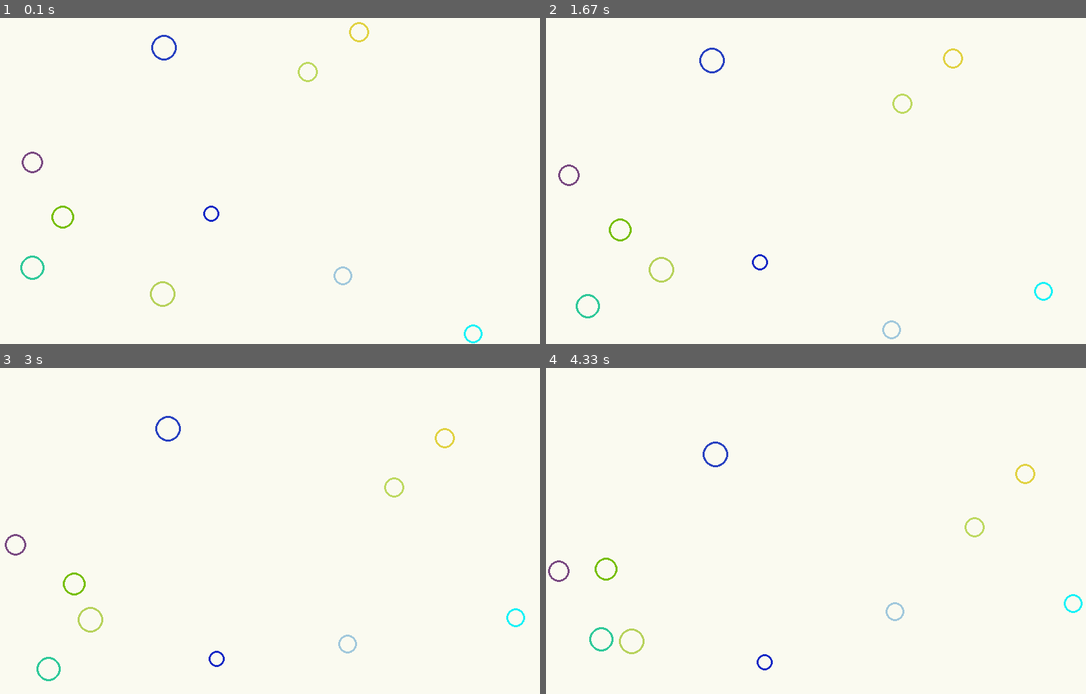
Above: before the commit, frames 1-4 (two rows, left to right).
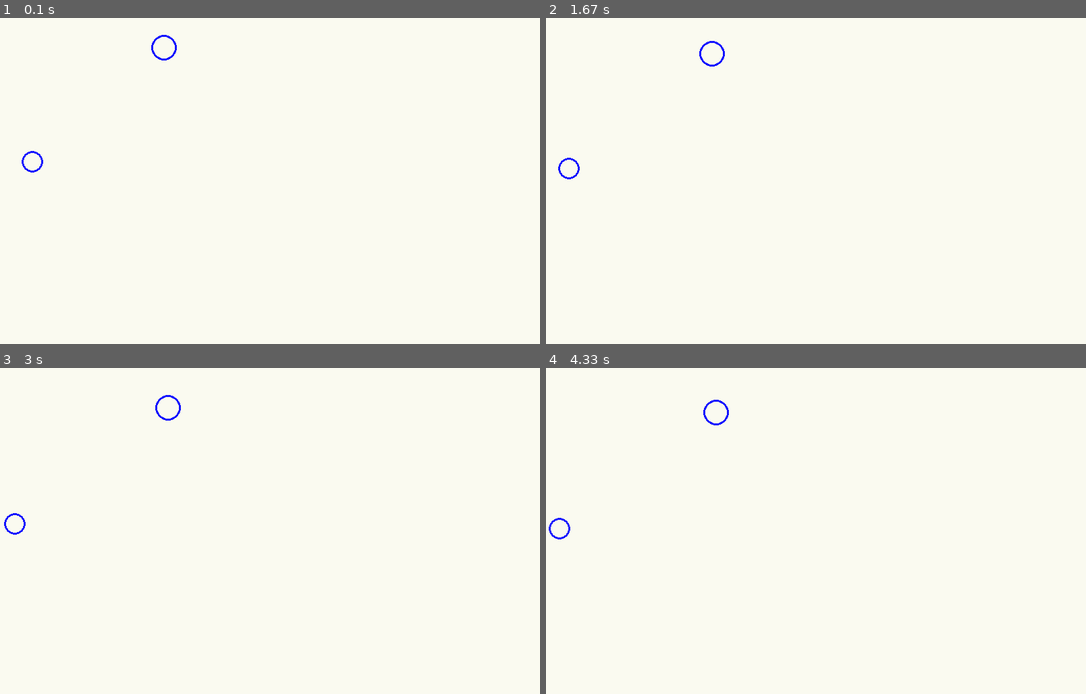
Above: after the commit, the same moments.

Repository: SamuelGaudout/Projet_M2_Lumi
Game: pygame game, started from OpticsElements.py
The game is run twice, just before and just after one commit, with the same random seed, the same clock (stepped at 60 frames per second) and the same inputs.
Inputs:
- Up to frame 1 (0.1 s): no input
- Up to frame 2 (1.67 s): no input
- Up to frame 3 (3 s): no input
- Up to frame 4 (4.33 s): no input

The runs differ from the first frame. In frame 1, 0.7% of the frame differs, in the area x 3-90%, y 1-100%; in frame 2, 0.8%; in frame 3, 0.8%; in frame 4, 0.8%, in the area x 0-100%, y 9-93%.

Commit message:
collisions avec masses

Diff:
--- a/OpticsElements.py
+++ b/OpticsElements.py
@@ -13,6 +13,7 @@
 gravity = [math.pi, 0.002]
 drag = 0.999
 elasticity = 0.75
+mass_of_air = 0.2
 
 
 
@@ -38,32 +39,36 @@
     dy = p1.y - p2.y
 
     dist = math.hypot(dx, dy)
+
     if dist < p1.size + p2.size:
         tangent = math.atan2(dy, dx)
+        total_mass = p1.mass + p2.mass
         angle = 0.5 * math.pi + tangent
-
-        angle1 = 2*tangent - p1.angle
-        angle2 = 2*tangent - p2.angle
+        angle1=addVectors(p1.angle,p1.speed*(p1.mass-p2.mass)/total_mass,angle,2*p2.speed*(p2.mass/total_mass))[0]
+        angle2=addVectors(p2.angle,p2.speed*(p2.mass-p1.mass)/total_mass,angle,2*p1.speed*(p1.mass/total_mass))[0]
         speed1 = p2.speed * elasticity
         speed2 = p1.speed * elasticity
-
-        (p1.angle, p1.speed) = (angle1, speed1)
-        (p2.angle, p2.speed) = (angle2, speed2)
-        p1.x += math.sin(angle)
-        p1.y -= math.cos(angle)
-        p2.x -= math.sin(angle)
-        p2.y += math.cos(angle)
+        overlap = 0.5 * (p1.size + p2.size - dist + 1)
+        p1.angle, p1.speed = angle1, speed1
+        p2.angle, p2.speed = angle2, speed2
+        p1.x += math.sin(angle)*overlap
+        p1.y -= math.cos(angle)*overlap
+        p2.x -= math.sin(angle)*overlap
+        p2.y += math.cos(angle)*overlap
 
 
 class Particle:
-    def __init__(self, x, y, size):
+    def __init__(self, x, y, size,mass=1):
         self.x = x
         self.y = y
         self.size = size
-        self.colour = (random.uniform(0, 255), random.uniform(0, 255), random.uniform(0, 255))
+        self.colour = (200 - density * 10, 200 - density * 10, 255)
         self.thickness = 3
         self.speed = 0.1
         self.angle = 0
+        self.mass=mass
+        self.drag = (self.mass/(self.mass + mass_of_air)) ** self.size
+
 
 
 
@@ -71,10 +76,10 @@
       pygame.draw.circle(screen, self.colour, (self.x, self.y), self.size, self.thickness)
 
     def move(self):
-        self.angle, self.speed = addVectors(self.angle, self.speed, gravity[0],gravity[1])
+        #self.angle, self.speed = addVectors(self.angle, self.speed, gravity[0],gravity[1])
         self.x += math.sin(self.angle) * self.speed
         self.y -= math.cos(self.angle) * self.speed
-        self.speed *= drag
+        self.speed *= self.drag
         #self.speed *= elasticity
 
 
@@ -96,7 +101,7 @@
 
 
 
-number_of_particles = 10
+number_of_particles = 2
 my_particles = []
 
 
@@ -105,9 +110,10 @@
 
 for n in range(number_of_particles):
     size = random.randint(10, 20)
+    density = random.randint(1, 20)
     x = random.randint(size, width-size)
     y = random.randint(size, height-size)
-    particle = Particle(x, y, size)
+    particle = Particle(x, y, size, density*size**2)
     particle.speed = random.random()
     particle.angle = random.uniform(0, math.pi*2)
     my_particles.append(particle)
@@ -140,15 +146,12 @@
         dy = mouseY - selected_particle.y
         selected_particle.angle = 0.5 * math.pi + math.atan2(dy,dx)
         selected_particle.speed = math.hypot(dx, dy) * 0.01
-        #selected_particle.x = dx
-        #selected_particle.y = dy
 
 
     screen.fill(background_colour)
 
 
     for i,particle in enumerate(my_particles):
-        #if particle != selected_particle:
         particle.move()
         particle.bounce()
         for particle2 in my_particles[i+1:]:
